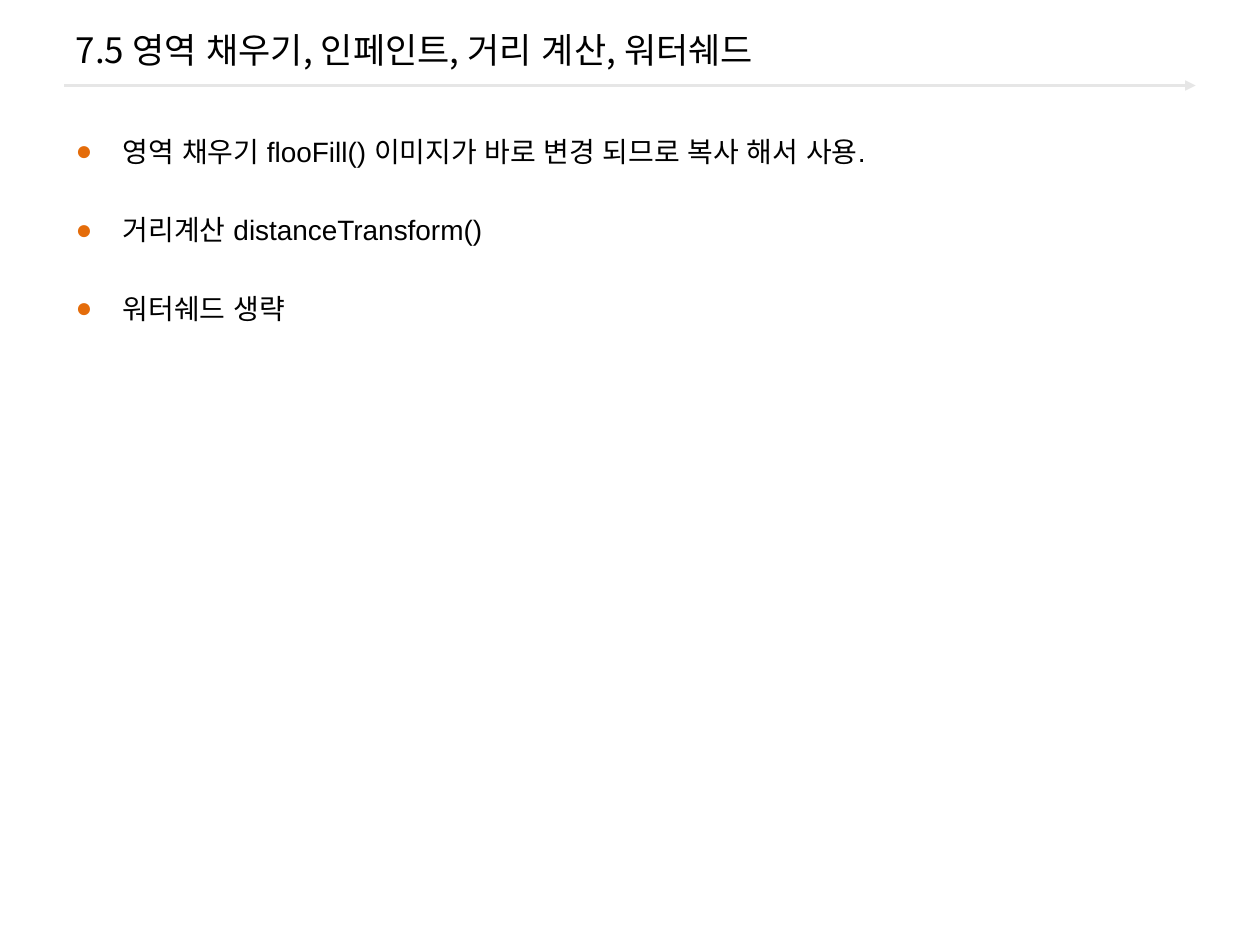
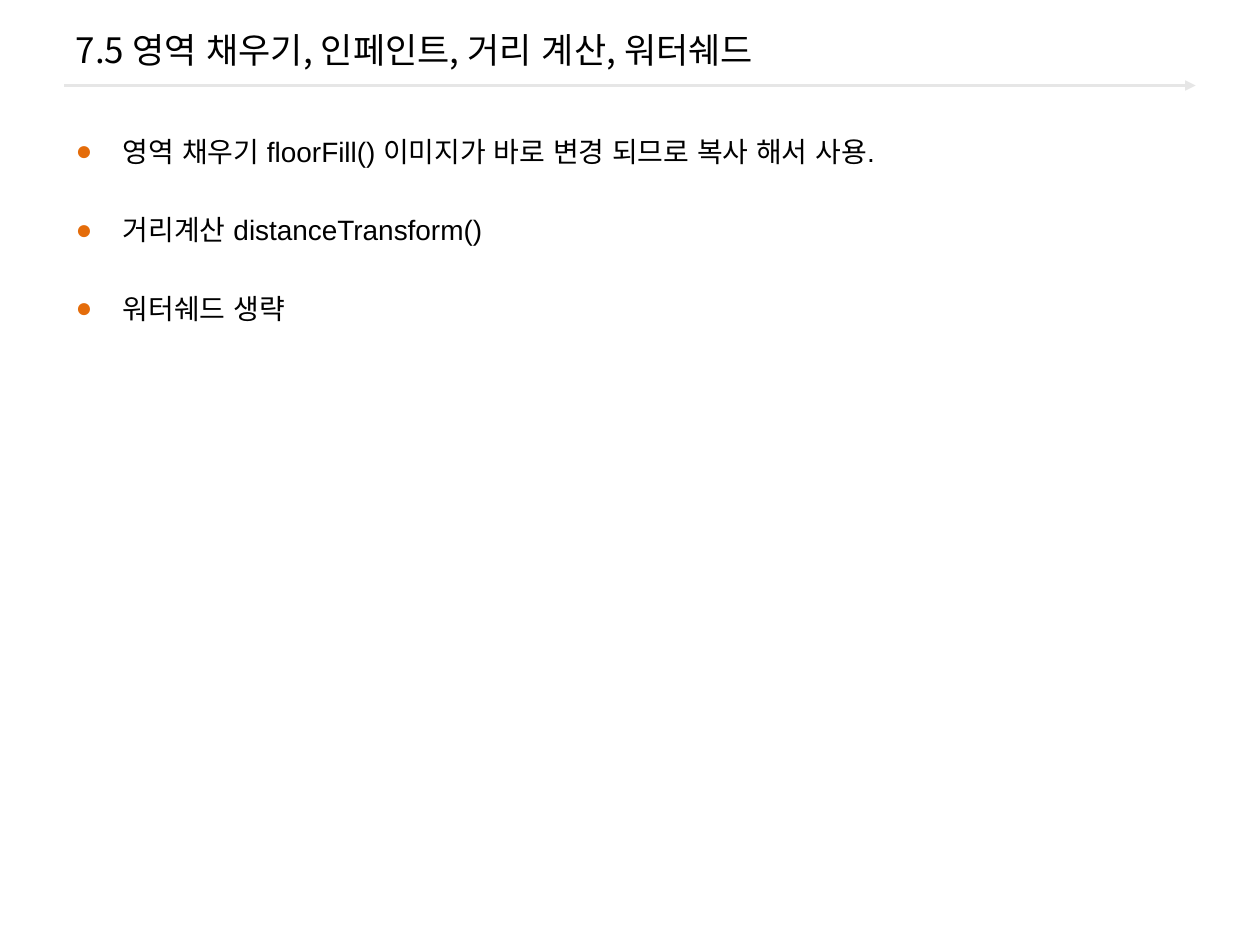
Before and after one commit to freshmea/ict_robot_dajung, a slide deck: slide 12 of pdf_ppt/2.OpenCV/Open_cv_07_영상분할.pptx. Drawn at 1260x945 pixels with LibreOffice and Linux fonts; fonts in the diff are those of the drawing; background and template pictures are left out. Boxes give left, top, right and bottom in pixels: in the first picture for what was removed or moved away, otherwise in the second. Text is boxed around its words. In the diff, an @@ line names an element or a change of style, - is before the commit and + after.

```diff
--- a/pdf_ppt/2.OpenCV/Open_cv_07_영상분할.pptx
+++ b/pdf_ppt/2.OpenCV/Open_cv_07_영상분할.pptx
@@ text at bbox=[123, 139, 874, 167]: text changed @@
-● 영역 채우기 flooFill() 이미지가 바로 변경 되므로 복사 해서 사용.
+● 영역 채우기 floorFill() 이미지가 바로 변경 되므로 복사 해서 사용.
```
Also in this commit, not shown: 1 other slide changed, 2 other files.
